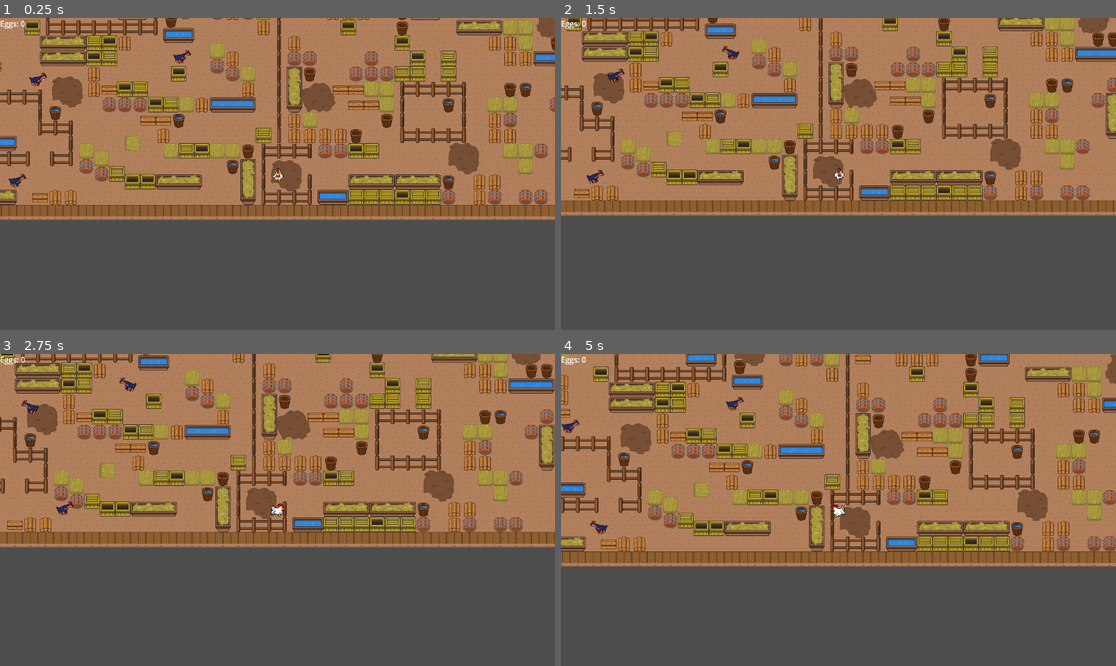
Above: before the commit, frames 1-4 (two rows, left to right).
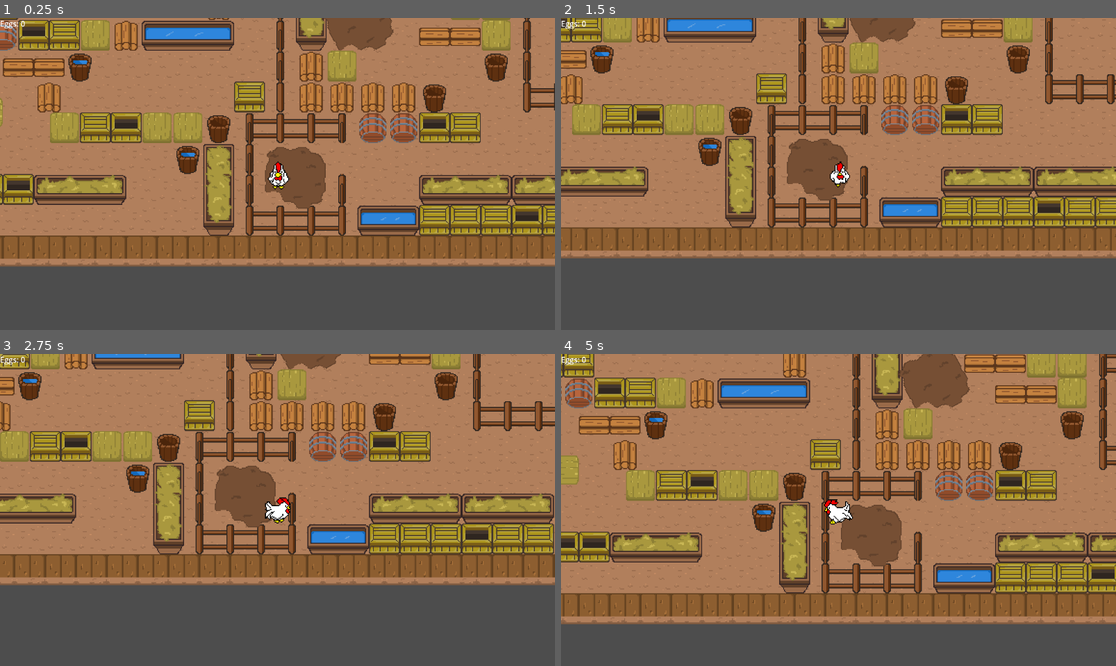
Above: after the commit, the same moments.

Repository: ayaolitoquit/Apex
Game: Godot game, scene res://scenes/game.tscn
The game is run twice, just before and just after one commit, with the same random seed, the same clock (stepped at 60 frames per second) and the same inputs.
Inputs:
- Up to frame 1 (0.25 s): no input
- Up to frame 2 (1.5 s): hold D (move_right) 0.53-1.28 s; hold S (move_down) from 1.28 s (still down)
- Up to frame 3 (2.75 s): release S (move_down) at 2.03 s; hold D (move_right) from 2.03 s (still down)
- Up to frame 4 (5 s): release D (move_right) at 2.78 s; hold W (move_up) 2.78-3.53 s; hold A (move_left) from 3.53 s (still down)

The runs differ from the first frame. In frame 1, 56% of the frame differs, in the area x 0-100%, y 0-80%; in frame 2, 53%; in frame 3, 51%; in frame 4, 62%, in the area x 0-100%, y 0-87%.

Commit message:
committttt

Diff:
--- a/Scripts/global.gd
+++ b/Scripts/global.gd
@@ -1,3 +1,6 @@
 extends Node
 
 var max_speed = 150
+var array = ["+50","-20", "Better luck next time"]
+var rng = RandomNumberGenerator.new()
+var buff = rng.randi_range (0, 2)
--- a/scenes/Egg.tscn
+++ b/scenes/Egg.tscn
@@ -7,9 +7,7 @@
 [sub_resource type="GDScript" id="GDScript_pi8ge"]
 script/source = "extends Area2D
 
-var rng = RandomNumberGenerator.new()
-var array = [\"+50\",\"-20\", \"Better luck next time\"]
-var buff = rng.randi_range (0, 2)
+var buff = Global.buff
 # Called when the node enters the scene tree for the first time.
 
 func _on_body_entered(body):
--- /dev/null
+++ b/scenes/PowerUp.gd
@@ -0,0 +1,70 @@
+extends CanvasLayer
+
+var timer = Timer.new()
+# Called when the node enters the scene tree for the first time.
+func _ready():
+	pass # Replace with function body.
+	self.visible = false
+
+# Called every frame. 'delta' is the elapsed time since the previous frame.
+func _process(delta):
+	pass
+
+
+
+func _on_egg_body_entered(body):
+	if Global.buff == 0:
+		$PowerUp.text = str(Global.array[Global.buff])
+		print(Global.array[Global.buff])
+		self.visible = true
+
+	elif Global.buff == 1:
+		$PowerUp.text = str(Global.array[Global.buff])
+		print(Global.array[Global.buff])
+		self.visible = true
+	elif Global.buff == 2:
+		$PowerUp.text = str(Global.array[Global.buff])
+		print(Global.array[Global.buff])
+		self.visible = true
+	else:
+		self.visible = false
+
+	self.visibile = false
+
+
+func _on_egg_2_body_entered(body):
+	if Global.buff == 0:
+		$PowerUp.text = str(Global.array[Global.buff])
+		print(Global.array[Global.buff])
+		self.visible = true
+	elif Global.buff == 1:
+		$PowerUp.text = str(Global.array[Global.buff])
+		print(Global.array[Global.buff])
+		self.visible = true
+	elif Global.buff == 2:
+		$PowerUp.text = str(Global.array[Global.buff])
+		print(Global.array[Global.buff])
+		self.visible = true
+	else:
+		self.visible = false
+
+	self.visible = false
+
+
+func _on_egg_3_body_entered(body):
+	if Global.buff == 0:
+		$PowerUp.text = str(Global.array[Global.buff])
+		print(Global.array[Global.buff])
+		self.visible = true
+	elif Global.buff == 1:
+		$PowerUp.text = str(Global.array[Global.buff])
+		print(Global.array[Global.buff])
+		self.visible = true
+	elif Global.buff == 2:
+		$PowerUp.text = str(Global.array[Global.buff])
+		print(Global.array[Global.buff])
+		self.visible = true
+	else:
+		self.visible = false
+
+	self.visible = false
--- a/scenes/game.tscn
+++ b/scenes/game.tscn
@@ -7,6 +7,7 @@
 [ext_resource type="PackedScene" uid="uid://c1s58o47r2bfb" path="res://assets/leveldesign.tscn" id="7_mchxp"]
 [ext_resource type="PackedScene" uid="uid://bq4qkburyuas6" path="res://scenes/Randomizer.tscn" id="7_q57ww"]
 [ext_resource type="Texture2D" uid="uid://lixt3f6thy32" path="res://assets/mud.png" id="7_t8fnm"]
+[ext_resource type="Script" path="res://scenes/PowerUp.gd" id="8_d2y8q"]
 
 [sub_resource type="RectangleShape2D" id="RectangleShape2D_rhl0l"]
 size = Vector2(64, 64)
@@ -182,9 +183,22 @@
 [node name="Node2D" parent="." instance=ExtResource("7_q57ww")]
 position = Vector2(540, 44)
 
+[node name="PowerUp" type="CanvasLayer" parent="."]
+script = ExtResource("8_d2y8q")
+
+[node name="PowerUp" type="Label" parent="PowerUp"]
+offset_left = 478.0
+offset_top = 234.0
+offset_right = 617.0
+offset_bottom = 257.0
+text = "POWERRRRRRRRR"
+
 [connection signal="body_entered" from="Egg" to="HUD" method="_on_egg_body_entered"]
+[connection signal="body_entered" from="Egg" to="PowerUp" method="_on_egg_body_entered"]
 [connection signal="body_entered" from="Egg2" to="HUD" method="_on_egg_2_body_entered"]
+[connection signal="body_entered" from="Egg2" to="PowerUp" method="_on_egg_2_body_entered"]
 [connection signal="body_entered" from="Egg3" to="HUD" method="_on_egg_3_body_entered"]
+[connection signal="body_entered" from="Egg3" to="PowerUp" method="_on_egg_3_body_entered"]
 [connection signal="body_entered" from="mud group/mud" to="player" method="_on_mud_body_entered"]
 [connection signal="body_exited" from="mud group/mud" to="player" method="_on_mud_body_exited"]
 [connection signal="body_entered" from="mud group/mud2" to="player" method="_on_mud_body_entered"]
--- a/scenes/player.tscn
+++ b/scenes/player.tscn
@@ -255,5 +255,6 @@
 
 [node name="Camera2D" type="Camera2D" parent="."]
 visibility_layer = 2
+zoom = Vector2(2, 2)
 
 [connection signal="animation_changed" from="AnimatedSprite2D" to="." method="_on_animated_sprite_2d_animation_changed"]
Not shown: 1 places in scenes/game.tscn that only renumber resources
